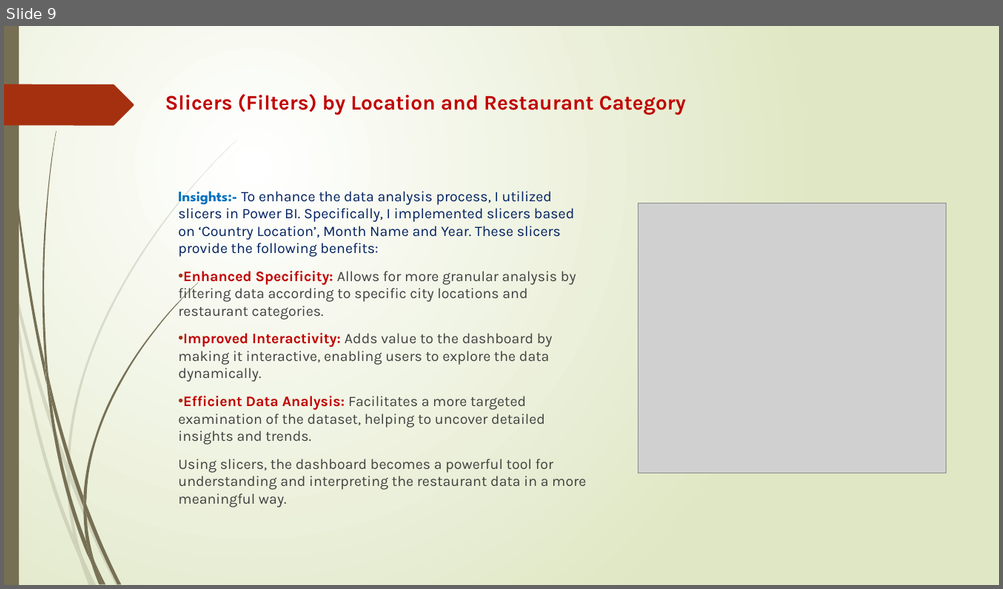
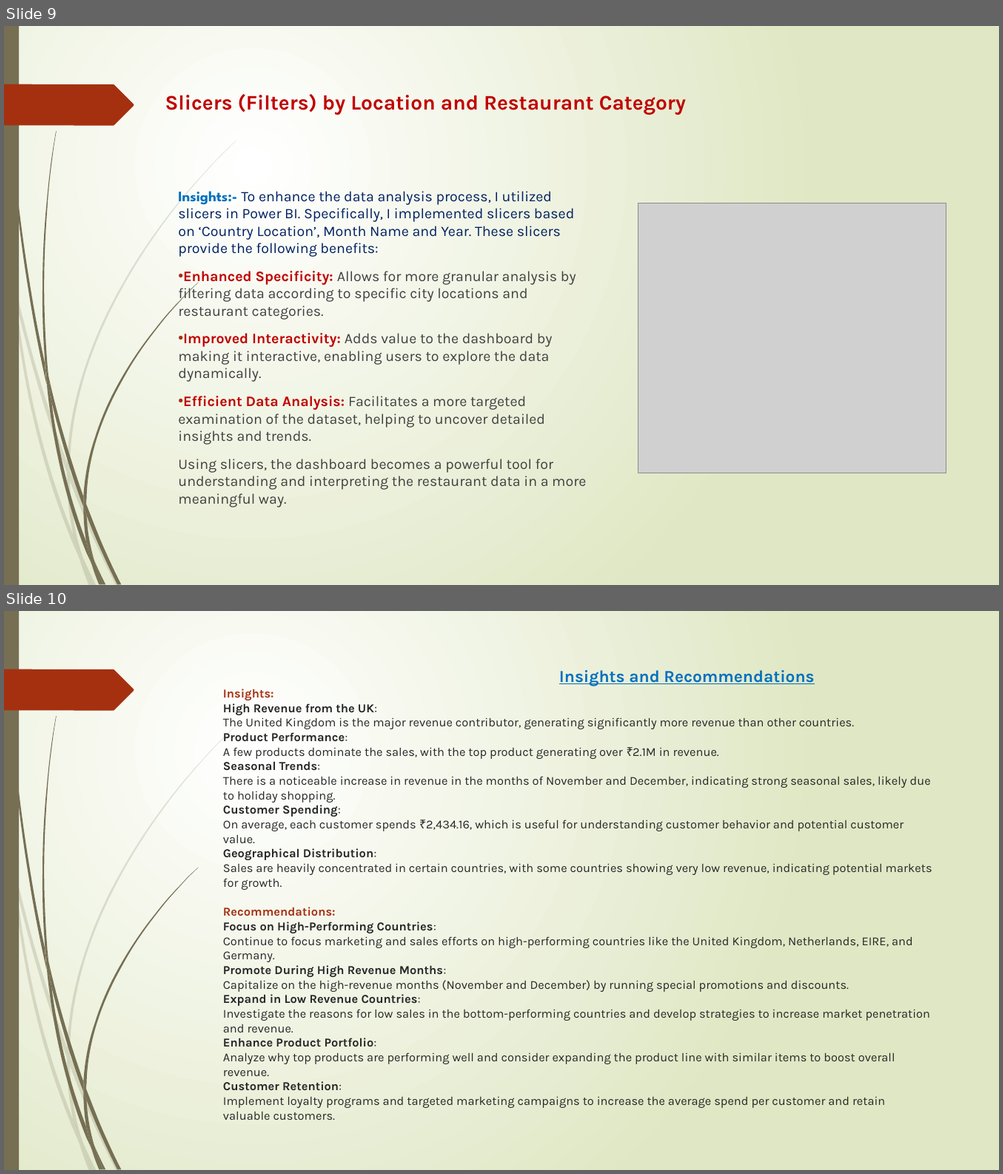
Before and after one commit to hemantg111/LearnKnowD, a slide deck: LearnKnowD Sales Analysis.pptx. Shown one above the other, each under a label of ours: slide 9 before the commit, slides 9 and 10 after it. The pictures are 1003x589 and 1003x1174 pixels, drawn with LibreOffice and Linux fonts; fonts in the diff are those of the drawing; grey boxes stand for pictures. Boxes give left, top, right and bottom in pixels: in the first picture for what was removed or moved away, otherwise in the second. Text is boxed around its words. In the diff, an @@ line names an element or a change of style, - is before the commit and + after.

```diff
--- a/LearnKnowD Sales Analysis.pptx
+++ b/LearnKnowD Sales Analysis.pptx
@@ slide 10 added at [4,611,999,1170], background gradient #FFFFFF to #DFE8C4; not listed: 24 template elements that a slide beside it also shows @@
@@ title added at [223,670,932,1120], 11.7 pt, text #262626 @@
+Insights and Recommendations
+Insights:
+High Revenue from the UK:
+The United Kingdom is the major revenue contributor, generating significantly more revenue than other countries.
+Product Performance:
+A few products dominate the sales, with the top product generating over ₹2.1M in revenue.
+Seasonal Trends:
+There is a noticeable increase in revenue in the months of November and December, indicating strong seasonal sales, likely due to holiday shopping.
+Customer Spending:
+On average, each customer spends ₹2,434.16, which is useful for understanding customer behavior and potential customer value.
+Geographical Distribution:
+Sales are heavily concentrated in certain countries, with some countries showing very low revenue, indicating potential markets for growth.
+Recommendations:
+Focus on High-Performing Countries:
+Continue to focus marketing and sales efforts on high-performing countries like the United Kingdom, Netherlands, EIRE, and Germany.
+Promote During High Revenue Months:
+Capitalize on the high-revenue months (November and December) by running special promotions and discounts.
+Expand in Low Revenue Countries:
+Investigate the reasons for low sales in the bottom-performing countries and develop strategies to increase market penetration and revenue.
+Enhance Product Portfolio:
+Analyze why top products are performing well and consider expanding the product line with similar items to boost overall revenue.
+Customer Retention:
+Implement loyalty programs and targeted marketing campaigns to increase the average spend per customer and retain valuable customers.
```
